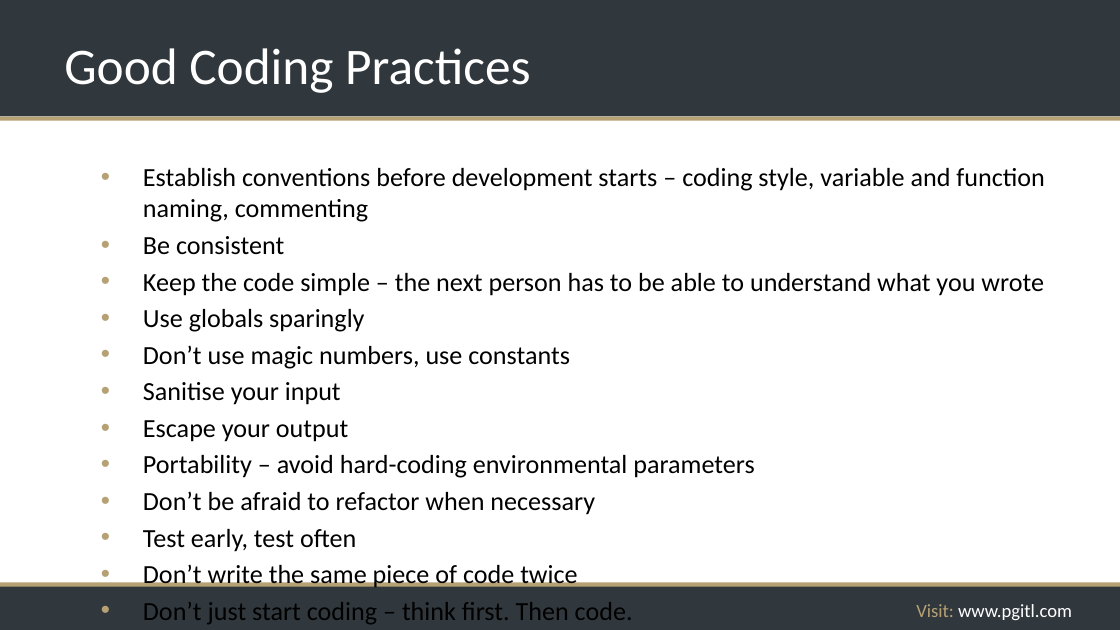
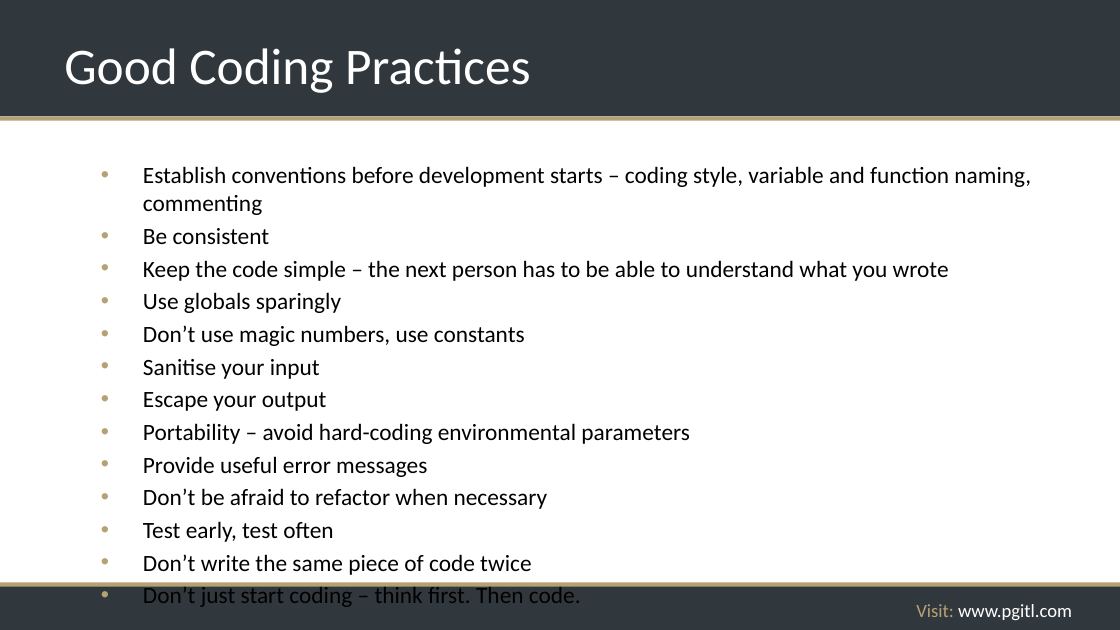
Before and after one commit to rikkouri/project-a, a slide deck: slide 167 of Programming Foundations.pptx. Drawn at 1120x630 pixels with LibreOffice and Linux fonts; fonts in the diff are those of the drawing; background and template pictures are left out. Boxes give left, top, right and bottom in pixels: in the first picture for what was removed or moved away, otherwise in the second. Text is boxed around its words. In the diff, an @@ line names an element or a change of style, - is before the commit and + after.

Commit message:
Secure code development

```diff
--- a/Programming Foundations.pptx
+++ b/Programming Foundations.pptx
@@ text at box(143, 166, 1031, 607): size 22.4 to 20 pt @@
@@ text at box(143, 456, 427, 477): paragraph added @@
+• Provide useful error messages
```
Also in this commit, not shown: 1 other slide changed.
